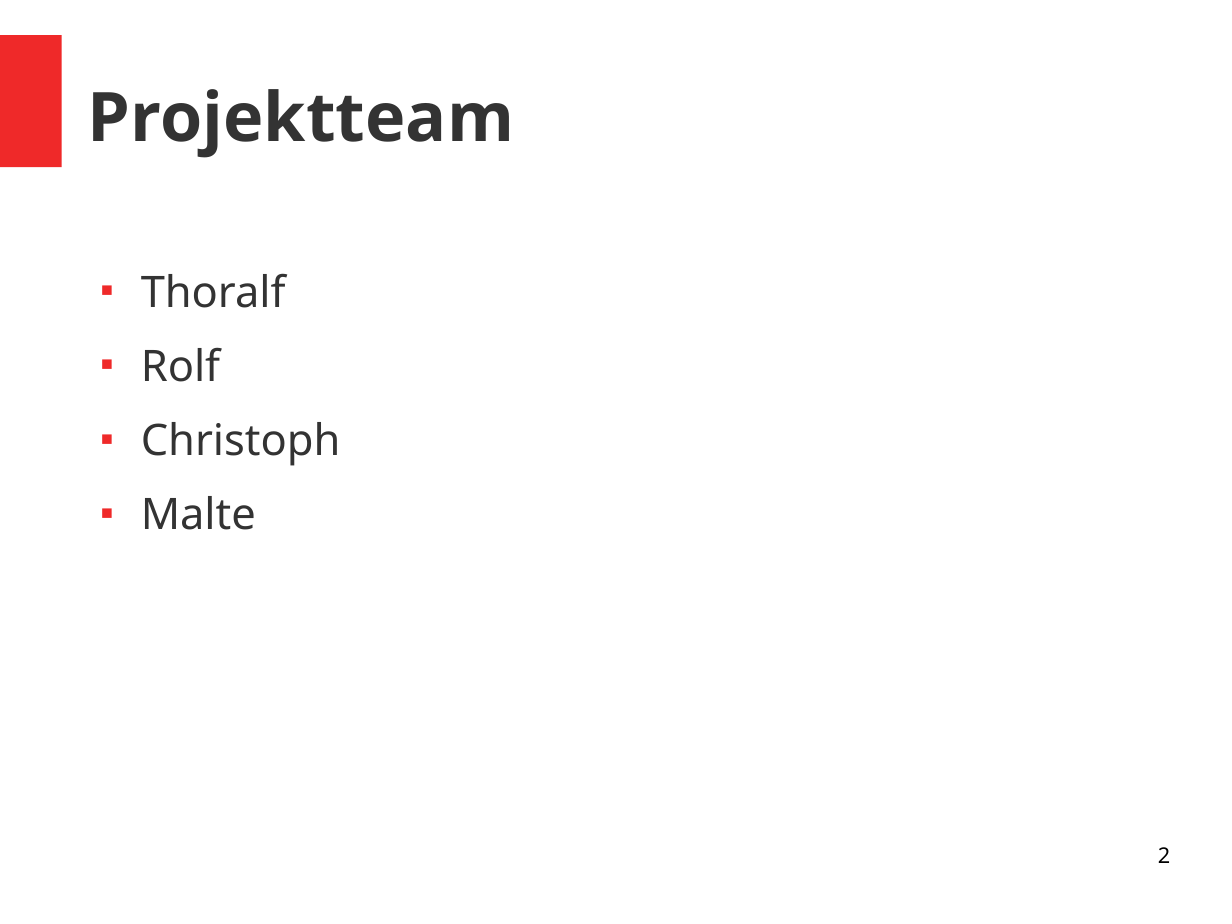
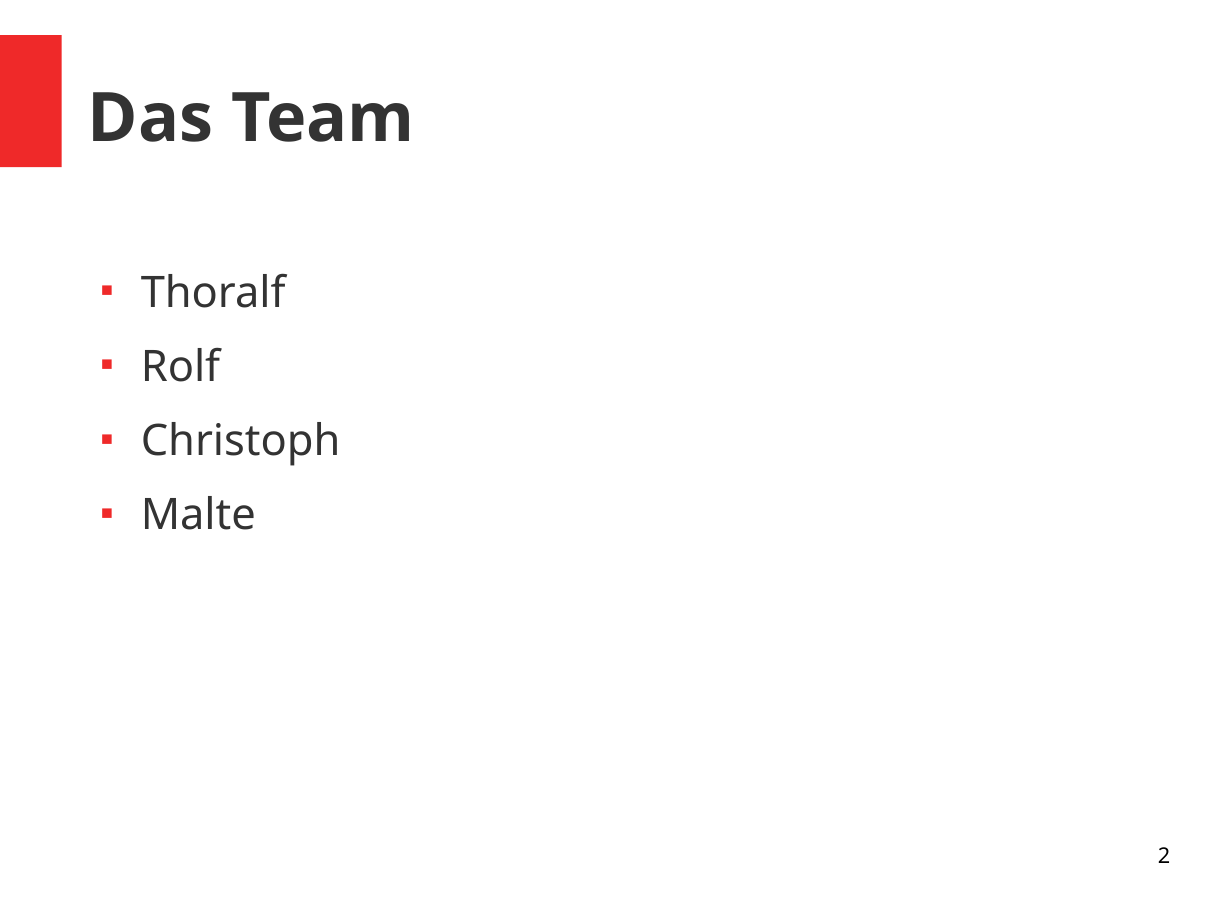
Before and after one commit to Diirr/firstProject, a slide deck: slide 2 of wildesDarmstadt_ProjektteamB.odp. Drawn at 1232x924 pixels with LibreOffice and Linux fonts; fonts in the diff are those of the drawing. Boxes give left, top, right and bottom in pixels: in the first picture for what was removed or moved away, otherwise in the second. Text is boxed around its words. In the diff, an @@ line names an element or a change of style, - is before the commit and + after.

```diff
--- a/wildesDarmstadt_ProjektteamB.odp
+++ b/wildesDarmstadt_ProjektteamB.odp
@@ title at [88, 92, 414, 142]: text changed @@
-Projektteam
+Das Team
```
Also in this commit, not shown: 3 other slides changed.
